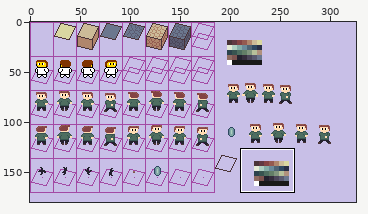
Sprite sheet, stored at images/tilesRaw.png. The first picture is a wide view before the edit; the outline marks the close-up.
Close-up. Old version:
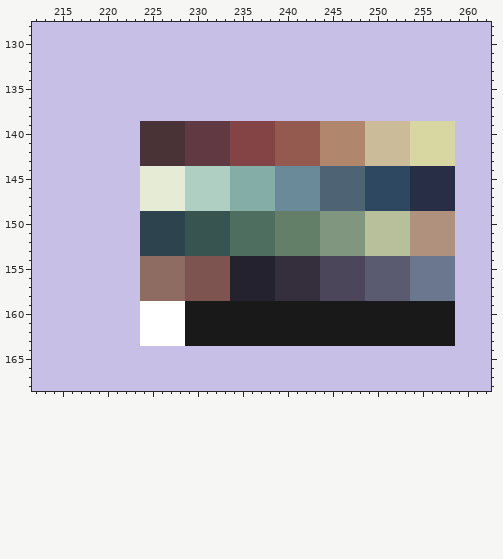
The file is 326x180 pixels. Shown: x 212..262, y 128..168. The commit also changed other parts of the picture, which this record leaves out.
And afterwards:
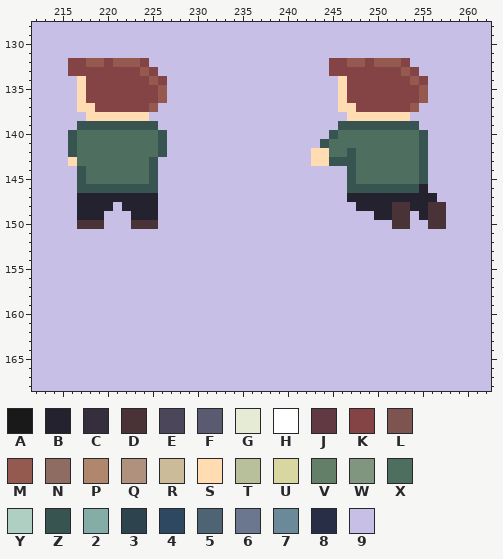
Palette (. is transparent): A #191919  B #24222e  C #352e3d  D #4a3337  E #4b4659  F #5a5a70  G #e6ebd6  H #ffffff  J #613943  K #844344  L #7d5450  M #945a50  N #8f6c61  P #b0866c  Q #b0917d  R #ccbb98  S #ffdcb1  T #b7c09a  U #d9d7a1  V #637f67  W #81967e  X #4e6e60  Y #afcfc2  Z #385450  2 #84ada7  3 #2d434d  4 #2e4861  5 #4e6474  6 #6b778e  7 #6a8a99  8 #272e45  9 #c8bfe7
The edit:
y 132: x 216..224 999999999 -> KKMMKMMMK; x 245..253 999999999 -> KKMMKMMMK
y 133: x 216..225 9999999999 -> KKKKKKKKMK; x 245..254 9999999999 -> KKKKKKKKMK
y 134: x 217..226 9999999999 -> SKKKKKKKMK; x 246..255 9999999999 -> SKKKKKKKMK
y 135..136: x 217..226 9999999999 -> SKKKKKKKKM; x 246..255 9999999999 -> SKKKKKKKKM
y 137: x 217..225 999999999 -> SSKKKKKKM; x 246..254 999999999 -> SSKKKKKKM
y 138: x 218..224 9999999 -> SSSSSSS; x 247..253 9999999 -> SSSSSSS
y 139: x 217..258 9999999DDDDDJJJJJKKKKKMMMMMPPPPPRRRRRUUUUU -> ZZZZZZZZZ99999999999999999999ZZZZZZZZZ9999
y 140: x 216..258 99999999DDDDDJJJJJKKKKKMMMMMPPPPPRRRRRUUUUU -> ZXXXXXXXXXZ999999999999999999ZXXXXXXXXXZ999
y 141: x 216..258 99999999DDDDDJJJJJKKKKKMMMMMPPPPPRRRRRUUUUU -> ZXXXXXXXXXZ99999999999999999ZXXXXXXXXXXZ999
y 142: x 216..258 99999999DDDDDJJJJJKKKKKMMMMMPPPPPRRRRRUUUUU -> ZXXXXXXXXXZ9999999999999999SSXXZXXXXXXXZ999
y 143: x 216..258 99999999DDDDDJJJJJKKKKKMMMMMPPPPPRRRRRUUUUU -> SXXXXXXXXZ99999999999999999SSZZZXXXXXXXZ999
y 144..145: x 217..258 9999999GGGGGYYYYY2222277777555554444488888 -> ZXXXXXXXZ999999999999999999999ZXXXXXXXZ999
y 146: x 217..258 9999999GGGGGYYYYY2222277777555554444488888 -> ZZZZZZZZZ999999999999999999999ZZZZZZZZB999
y 147: x 217..258 9999999GGGGGYYYYY2222277777555554444488888 -> BBBBBBBBB999999999999999999999BBBBBBBBBB99
y 148: x 217..220 9999 -> BBBB; x 222..258 99GGGGGYYYYY2222277777555554444488888 -> BBBB9999999999999999999999BBBBDDBBDD9
y 149: x 217..219 999 -> BBB; x 223..258 933333ZZZZZXXXXXVVVVVWWWWWTTTTTQQQQQ -> BBB999999999999999999999999BBDD9BDD9
y 150: x 217..219 999 -> DDD; x 223..258 933333ZZZZZXXXXXVVVVVWWWWWTTTTTQQQQQ -> DDD99999999999999999999999999DD99DD9
y 151..153: x 224..258 33333ZZZZZXXXXXVVVVVWWWWWTTTTTQQQQQ -> 99999999999999999999999999999999999
y 154..158: x 224..258 NNNNNLLLLLBBBBBCCCCCEEEEEFFFFF66666 -> 99999999999999999999999999999999999
y 159..163: x 224..258 HHHHHAAAAAAAAAAAAAAAAAAAAAAAAAAAAAA -> 99999999999999999999999999999999999
Changed places in both close-ups, as pixel boxes (x1, y1, x2, y2):
changed: (68, 58, 455, 346)
